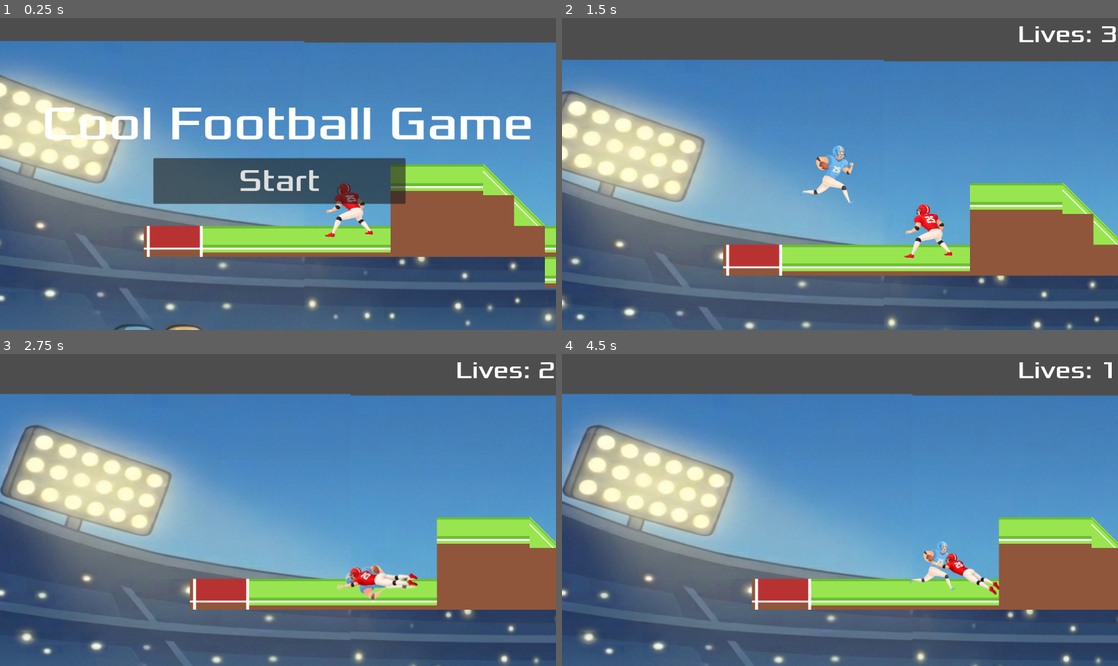
Above: before the commit, frames 1-4 (two rows, left to right).
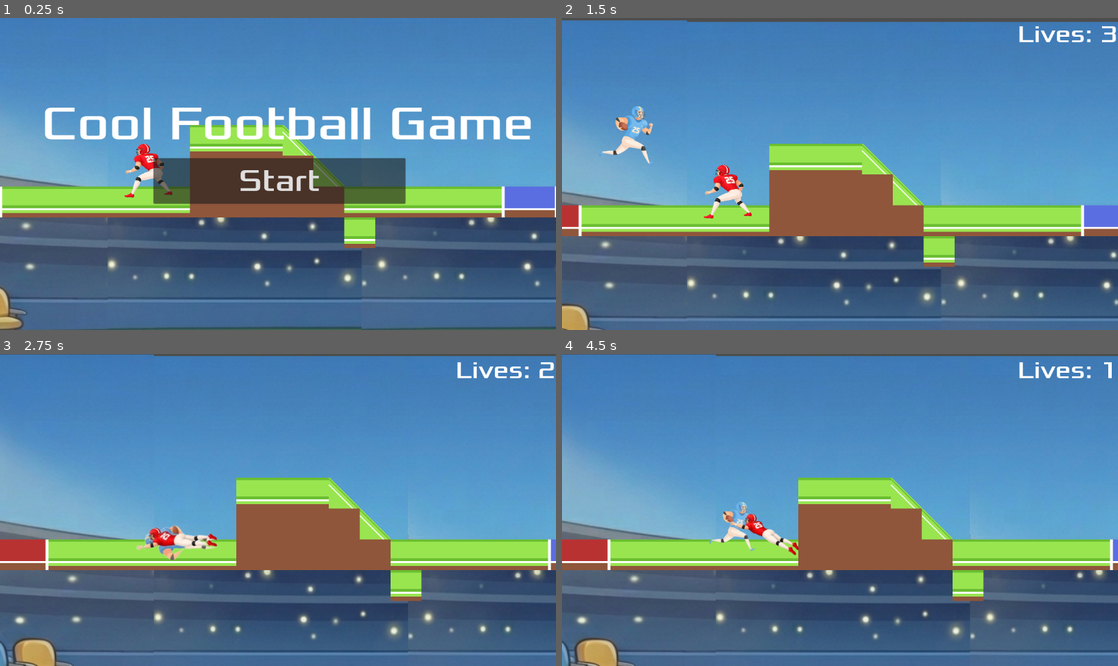
Above: after the commit, the same moments.

Repository: Hunter-Canole/Final-Project-Game-Dev
Game: Godot game, scene res://world.tscn
Same seed, same stepped clock (60 frames per second), same inputs: the game is played once before the commit and once after it.
Inputs:
- Up to frame 1 (0.25 s): no input
- Up to frame 2 (1.5 s): click "Start" at 0.5 s; tap Enter (ui_accept) at 1.25 s; hold Right (ui_right) from 1.28 s (still down)
- Up to frame 3 (2.75 s): keep holding Right (ui_right); tap Enter (ui_accept) at 1.52, 2.27 s
- Up to frame 4 (4.5 s): release Right (ui_right) at 2.78 s; hold Left (ui_left) 2.78-3.53 s; hold Right (ui_right) from 3.53 s (still down); tap Enter (ui_accept) at 3.77 s

The runs differ from the first frame. In frame 1, 52% of the frame differs, in the area x 0-100%, y 0-100%; in frame 2, 57%; in frame 3, 59%; in frame 4, 59%.

Commit message:
Created a new background scene

Diff:
--- /dev/null
+++ b/final-project-game-dev/background.tscn
@@ -0,0 +1,25 @@
+[gd_scene load_steps=3 format=3 uid="uid://b8keqaepq6w3c"]
+
+[ext_resource type="Texture2D" uid="uid://gegxbhrr1fcw" path="res://Stands1.png" id="1_i7s6n"]
+[ext_resource type="Texture2D" uid="uid://qubmlbyqrdig" path="res://Stands2.png" id="2_xehqc"]
+
+[node name="Background" type="Node2D"]
+
+[node name="Parallax2D" type="Parallax2D" parent="."]
+
+[node name="TextureRect" type="TextureRect" parent="Parallax2D"]
+offset_left = -7.0
+offset_top = 2.0
+offset_right = 334.0
+offset_bottom = 415.0
+texture = ExtResource("1_i7s6n")
+
+[node name="Parallax2D2" type="Parallax2D" parent="."]
+repeat_size = Vector2(540, 0)
+
+[node name="TextureRect" type="TextureRect" parent="Parallax2D2"]
+offset_left = 333.0
+offset_top = 4.0
+offset_right = 848.0
+offset_bottom = 419.0
+texture = ExtResource("2_xehqc")
--- a/final-project-game-dev/player.tscn
+++ b/final-project-game-dev/player.tscn
@@ -68,3 +68,6 @@
 shape = SubResource("CapsuleShape2D_1jxqw")
 
 [node name="WileTimer" type="Timer" parent="."]
+
+[node name="Camera2D" type="Camera2D" parent="."]
+position = Vector2(1664, 328)
--- a/final-project-game-dev/world.tscn
+++ b/final-project-game-dev/world.tscn
@@ -55,8 +55,8 @@
 [node name="Parallax2D" type="Parallax2D" parent="."]
 
 [node name="TextureRect" type="TextureRect" parent="Parallax2D"]
-offset_left = -448.0
-offset_right = 333.0
+offset_left = -440.0
+offset_right = 341.0
 offset_bottom = 709.0
 texture = ExtResource("3_pkg7o")
 
@@ -72,8 +72,6 @@
 [node name="Player" parent="." instance=ExtResource("1_fj7yv")]
 position = Vector2(278, 276)
 
-[node name="Camera2D" type="Camera2D" parent="Player"]
-
 [node name="PlayerSpawn" type="Marker2D" parent="."]
 position = Vector2(182, 241)
 
